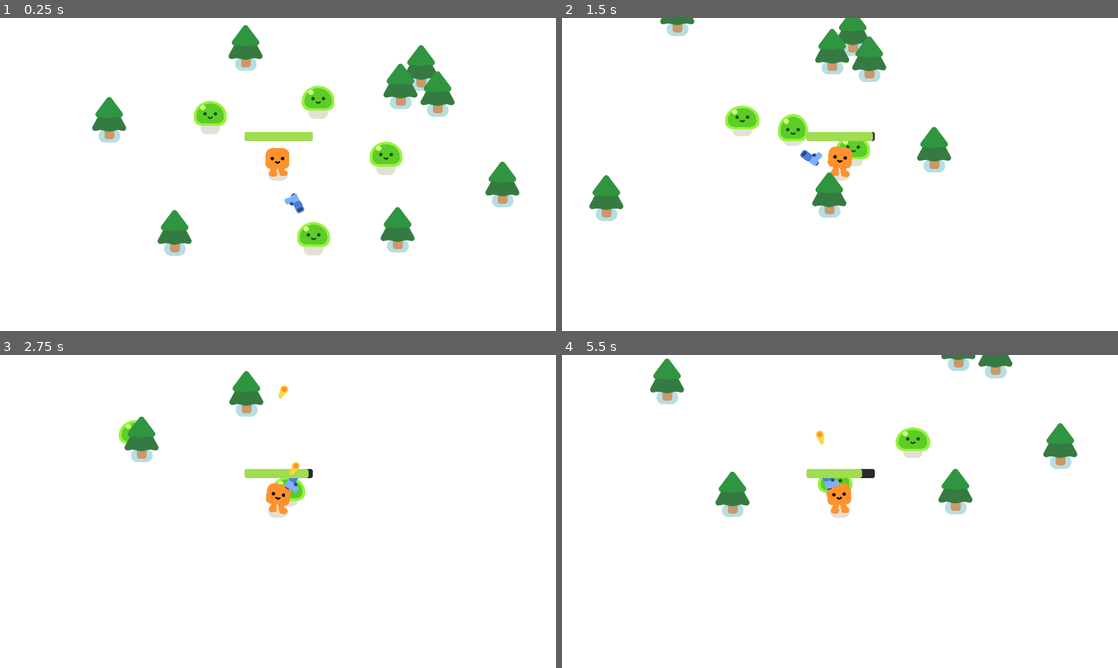
Above: before the commit, frames 1-4 (two rows, left to right).
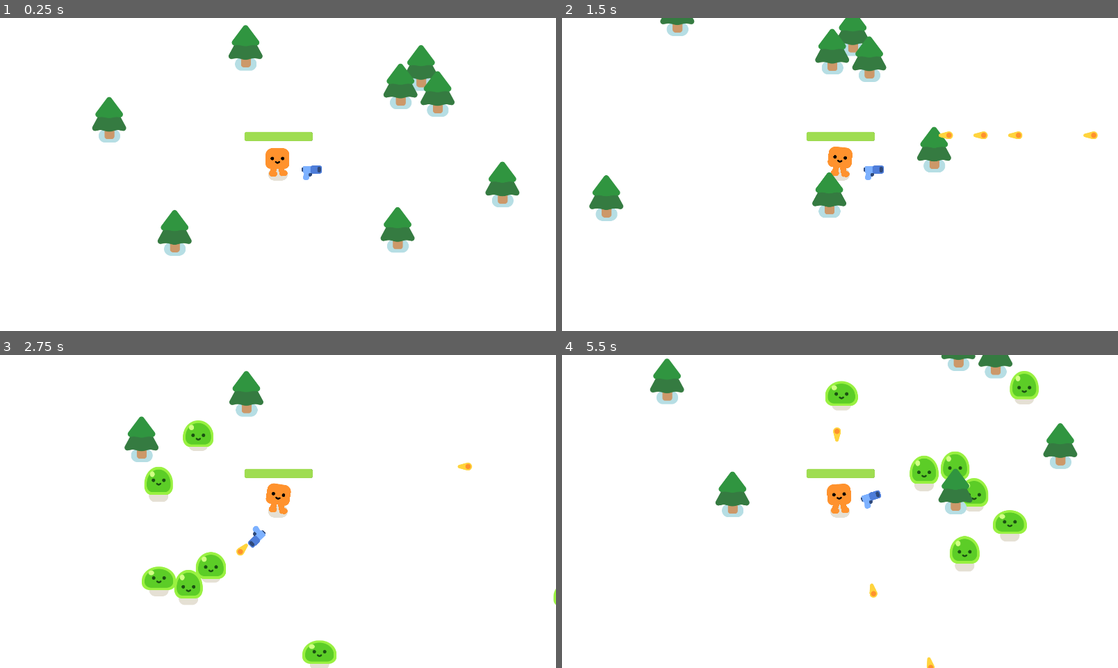
Above: after the commit, the same moments.

Repository: ishxa10/FinalProject
Game: Godot game, scene res://survivors_game.tscn
Same seed, same stepped clock (60 frames per second), same inputs: the game is played once before the commit and once after it.
Inputs:
- Up to frame 1 (0.25 s): no input
- Up to frame 2 (1.5 s): hold D (move_right) 0.53-1.28 s; hold S (move_down) from 1.28 s (still down)
- Up to frame 3 (2.75 s): release S (move_down) at 2.03 s; hold D (move_right) from 2.03 s (still down)
- Up to frame 4 (5.5 s): release D (move_right) at 2.78 s; hold W (move_up) 2.78-3.53 s; hold A (move_left) 3.53-5.03 s; hold S (move_down) from 5.03 s (still down)

The runs differ from the first frame. In frame 1, 2.2% of the frame differs, in the area x 34-73%, y 21-76%; in frame 2, 1.6%; in frame 3, 3.4%; in frame 4, 4.0%, in the area x 45-86%, y 5-100%.

Commit message:
Randomly Spawn Mobs

Diff:
--- /dev/null
+++ b/survivors_game.gd
@@ -0,0 +1,12 @@
+extends Node2D
+
+
+func spawn_mob():
+	var new_mob = preload("res://mob.tscn").instantiate()
+	%PathFollow2D.progress_ratio = randf()
+	new_mob.global_position = %PathFollow2D.global_position
+	add_child(new_mob)
+
+
+func _on_timer_timeout():
+	spawn_mob()
--- a/survivors_game.tscn
+++ b/survivors_game.tscn
@@ -1,12 +1,19 @@
-[gd_scene load_steps=4 format=3 uid="uid://bqo42v4k88hsk"]
+[gd_scene load_steps=5 format=3 uid="uid://bqo42v4k88hsk"]
 
 [ext_resource type="PackedScene" uid="uid://chq6ybybjv7dc" path="res://player.tscn" id="1_04xkf"]
-[ext_resource type="PackedScene" uid="uid://bnvm6aujleupt" path="res://mob.tscn" id="2_7tejb"]
+[ext_resource type="Script" path="res://survivors_game.gd" id="1_431ra"]
 [ext_resource type="PackedScene" uid="uid://bkp22l27vfni4" path="res://pine_tree.tscn" id="2_sv5aq"]
+
+[sub_resource type="Curve2D" id="Curve2D_it11d"]
+_data = {
+"points": PackedVector2Array(0, 0, 0, 0, -1162, -800, 0, 0, 0, 0, 1294, -784, 0, 0, 0, 0, 1278, 792, 0, 0, 0, 0, -1162, 808, 0, 0, 0, 0, -1169, -810)
+}
+point_count = 5
 
 [node name="Game" type="Node2D"]
 y_sort_enabled = true
 position = Vector2(906, 544)
+script = ExtResource("1_431ra")
 
 [node name="CanvasLayer" type="CanvasLayer" parent="."]
 layer = -30
@@ -19,17 +26,13 @@
 
 [node name="Player" parent="." instance=ExtResource("1_04xkf")]
 
-[node name="Mob" parent="." instance=ExtResource("2_7tejb")]
-position = Vector2(-296, -202)
+[node name="Path2D" type="Path2D" parent="Player"]
+curve = SubResource("Curve2D_it11d")
 
-[node name="Mob2" parent="." instance=ExtResource("2_7tejb")]
-position = Vector2(180, -275)
-
-[node name="Mob3" parent="." instance=ExtResource("2_7tejb")]
-position = Vector2(448, -23)
-
-[node name="Mob4" parent="." instance=ExtResource("2_7tejb")]
-position = Vector2(155, 326)
+[node name="PathFollow2D" type="PathFollow2D" parent="Player/Path2D"]
+unique_name_in_owner = true
+position = Vector2(-1162, -800)
+rotation = 0.00651457
 
 [node name="PineTree" parent="." instance=ExtResource("2_sv5aq")]
 position = Vector2(-582, -133)
@@ -54,3 +57,9 @@
 
 [node name="PineTree8" parent="." instance=ExtResource("2_sv5aq")]
 position = Vector2(776, 90)
+
+[node name="Timer" type="Timer" parent="."]
+wait_time = 0.3
+autostart = true
+
+[connection signal="timeout" from="Timer" to="." method="_on_timer_timeout"]
